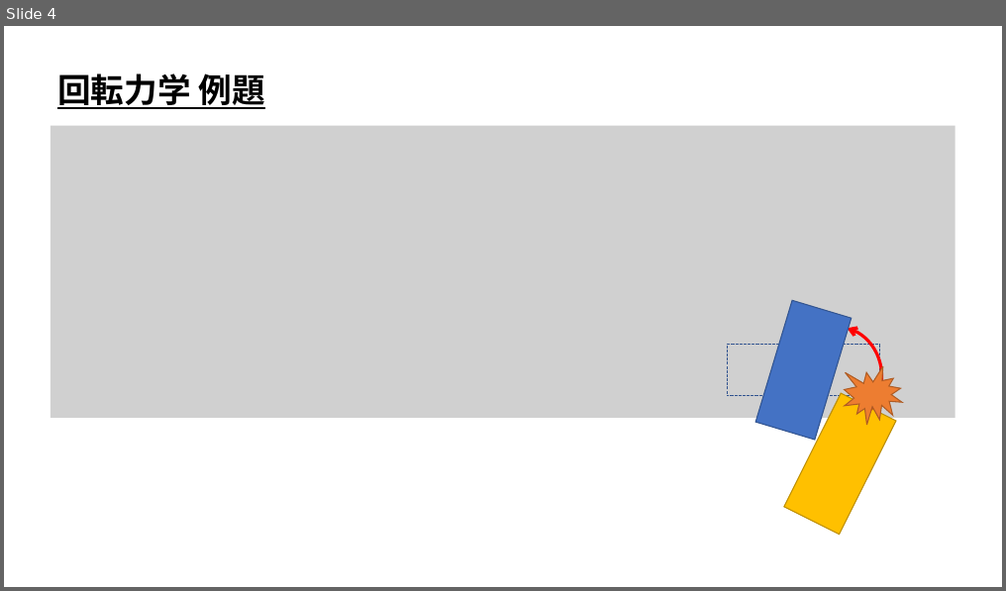
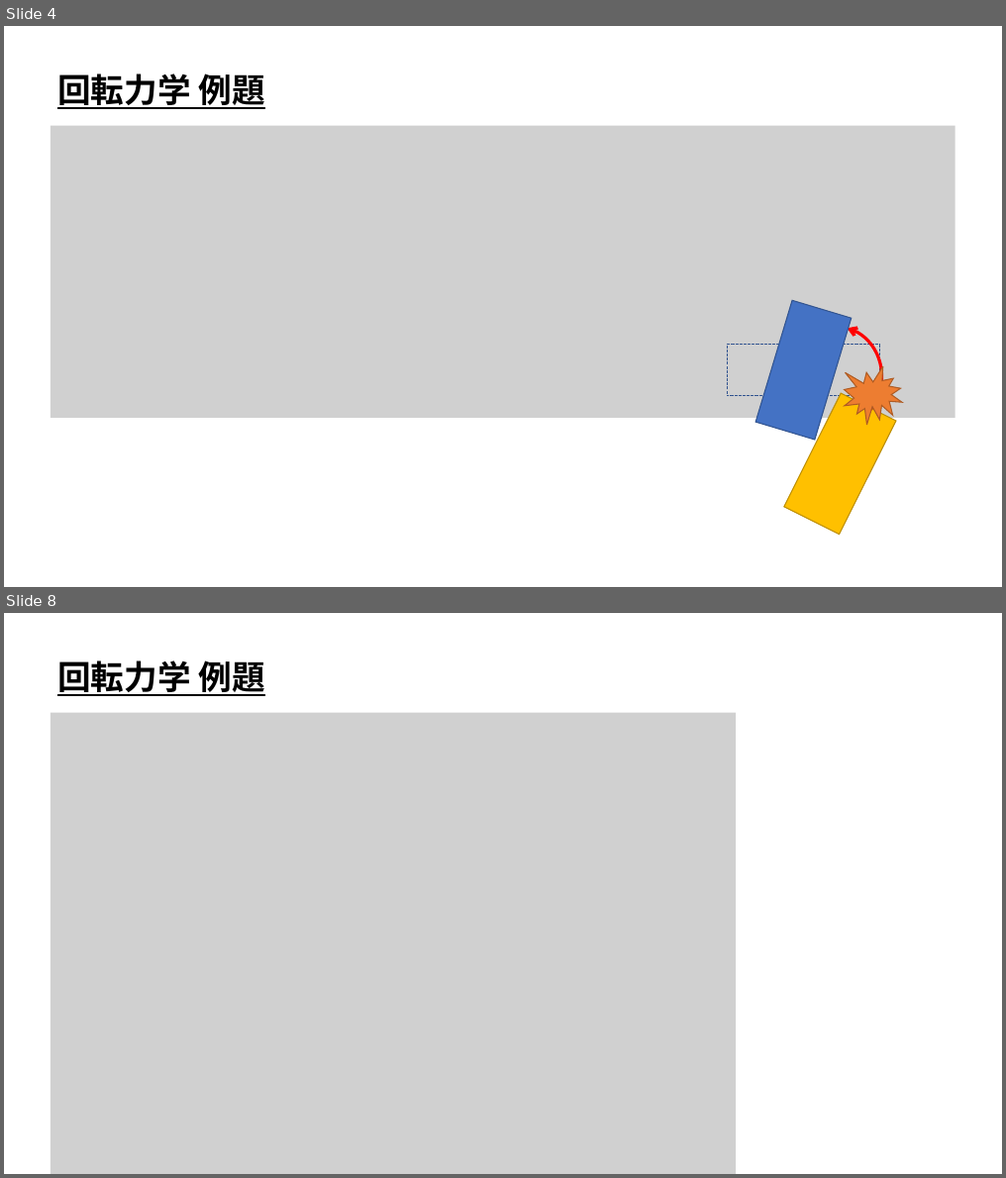
Before and after one commit to ArakiYusuke-Ohara/Textbook, a slide deck: ゲーム科2年/00_前期/ゲーム開発Ⅲ/ゲーム物理学/座学/29_回転力学.pptx. Shown one above the other, each under a label of ours: slide 4 before the commit, slides 4 and 8 after it; the slides between them are not shown. The pictures are 1006x591 and 1006x1178 pixels, drawn with LibreOffice and Linux fonts; fonts in the diff are those of the drawing; grey boxes stand for pictures. Boxes give left, top, right and bottom in pixels: in the first picture for what was removed or moved away, otherwise in the second. Text is boxed around its words. In the diff, an @@ line names an element or a change of style, - is before the commit and + after.

Commit message:
回転力学完成

```diff
--- a/ゲーム科2年/00_前期/ゲーム開発Ⅲ/ゲーム物理学/座学/29_回転力学.pptx
+++ b/ゲーム科2年/00_前期/ゲーム開発Ⅲ/ゲーム物理学/座学/29_回転力学.pptx
@@ slide 8 added at bbox=[4, 613, 1002, 1174], background #FFFFFF @@
@@ text added at bbox=[57, 656, 264, 699], 32 pt, text #000000, bold, underline @@
+回転力学 例題
@@ picture added at bbox=[51, 713, 737, 1174] @@
```
Also in this commit, not shown: 2 slides changed, 4 other slides added, 1 other file.
